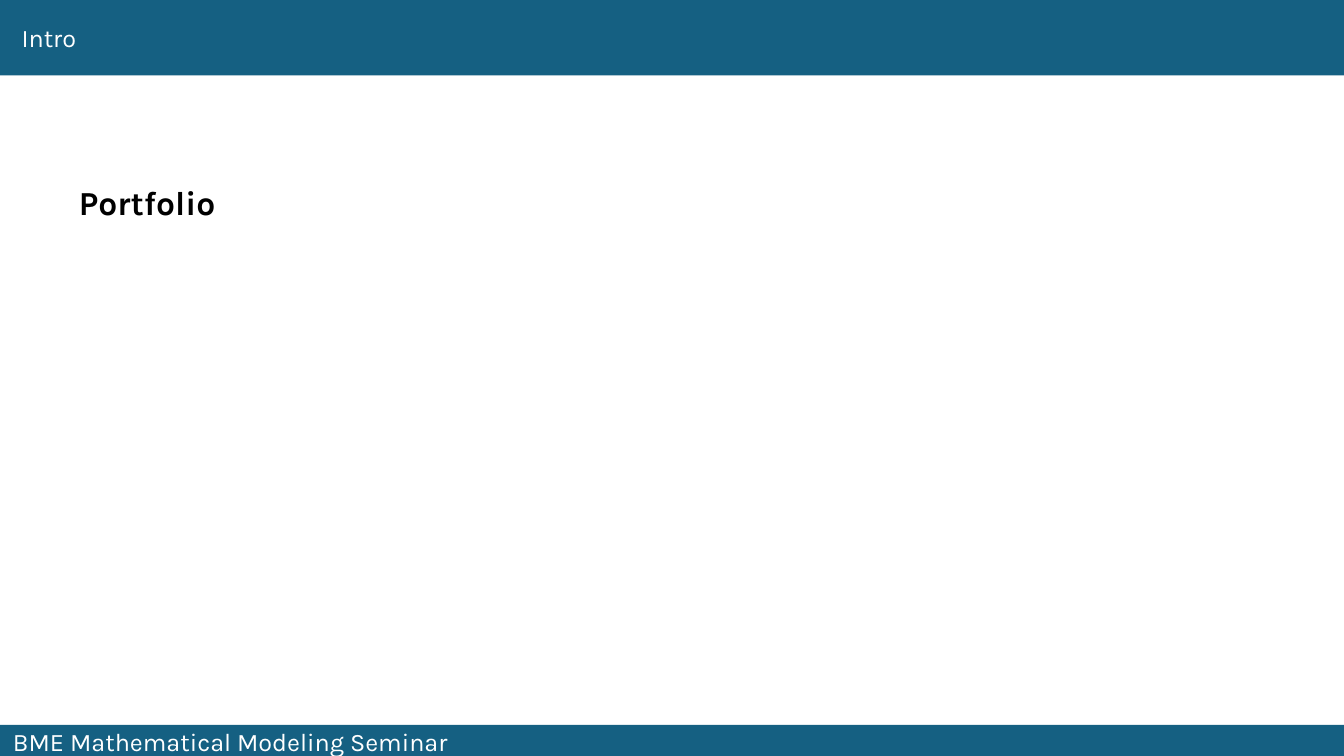
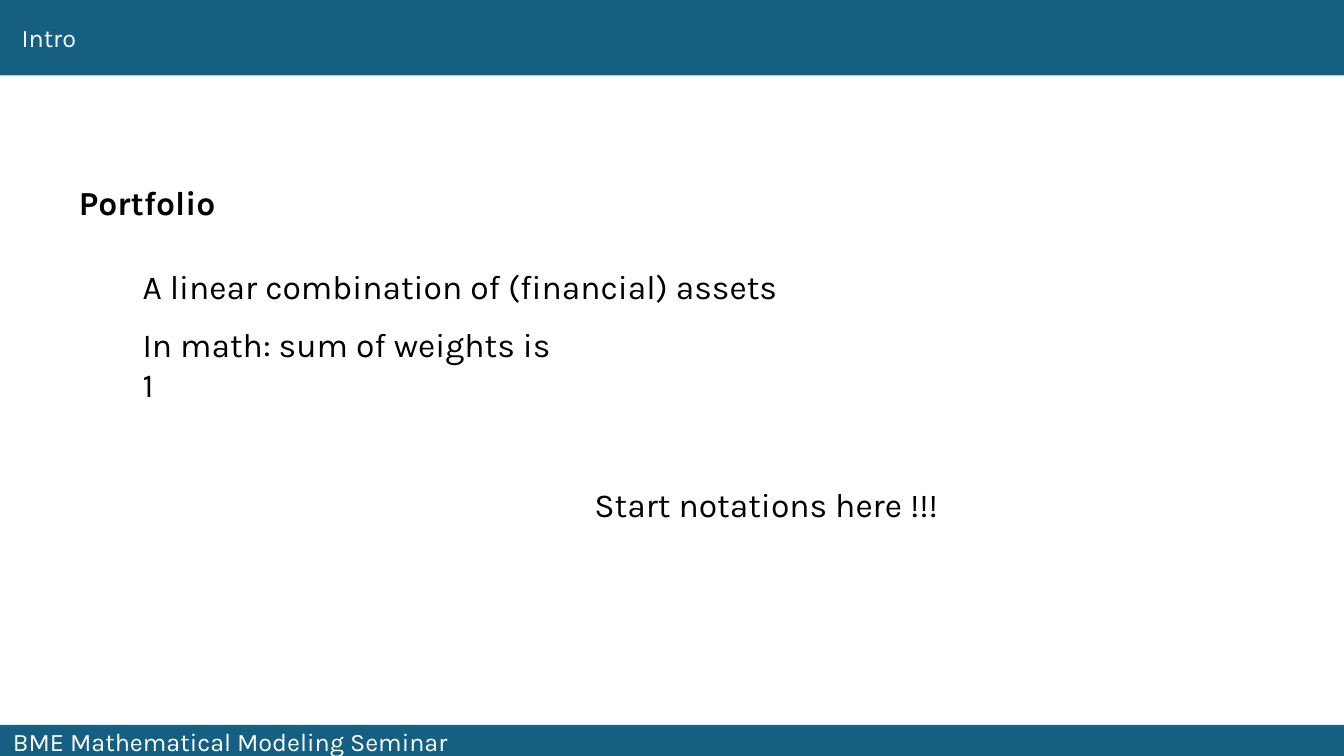
Before and after one commit to fij/btup, a slide deck: slide 9 of MMS_2024_09_10/Farkas_2024_09_10.pptx. Drawn at 1344x756 pixels with LibreOffice and Linux fonts; fonts in the diff are those of the drawing. Boxes give left, top, right and bottom in pixels: in the first picture for what was removed or moved away, otherwise in the second. Text is boxed around its words. In the diff, an @@ line names an element or a change of style, - is before the commit and + after.

Commit message:
updated slides on asset, risk, set up what/how/why

```diff
--- a/MMS_2024_09_10/Farkas_2024_09_10.pptx
+++ b/MMS_2024_09_10/Farkas_2024_09_10.pptx
@@ text added at (x1=143, y1=274, x2=777, y2=303), 24 pt, text #000000 @@
+A linear combination of (financial) assets
@@ text added at (x1=143, y1=334, x2=551, y2=397), 24 pt, text #000000 @@
+In math: sum of weights is 1
@@ text added at (x1=594, y1=494, x2=902, y2=518), 24 pt, text #000000 @@
+Start notations here !!!
```
Also in this commit, not shown: 6 other slides changed, 3 slides added.
